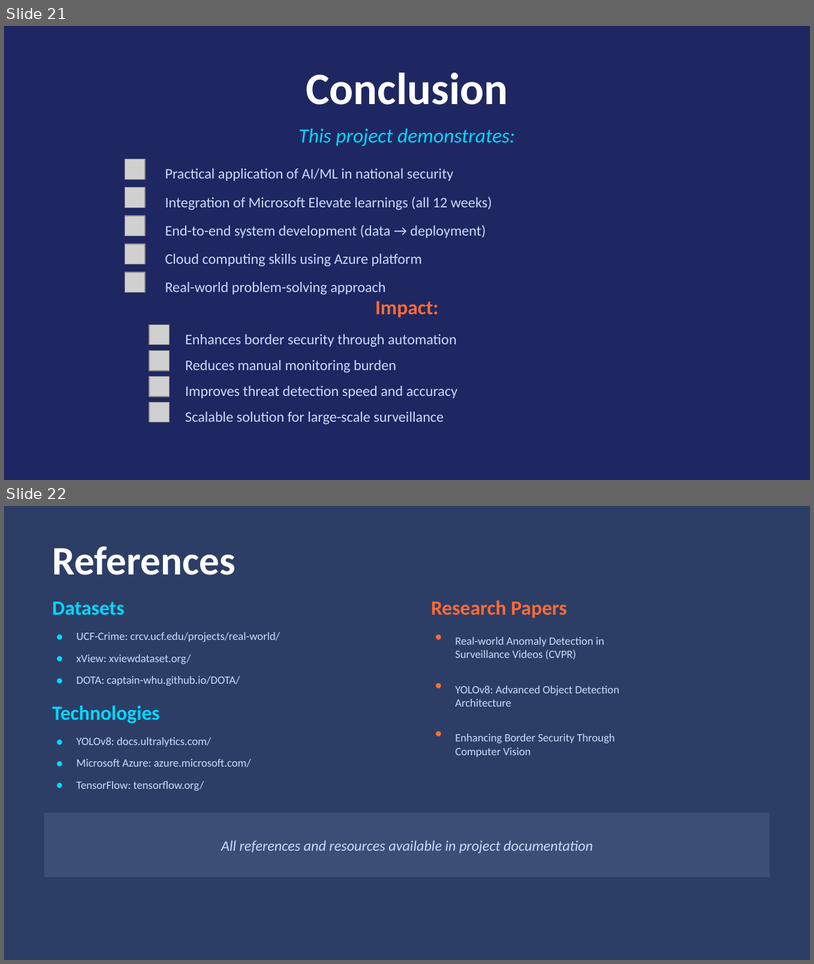
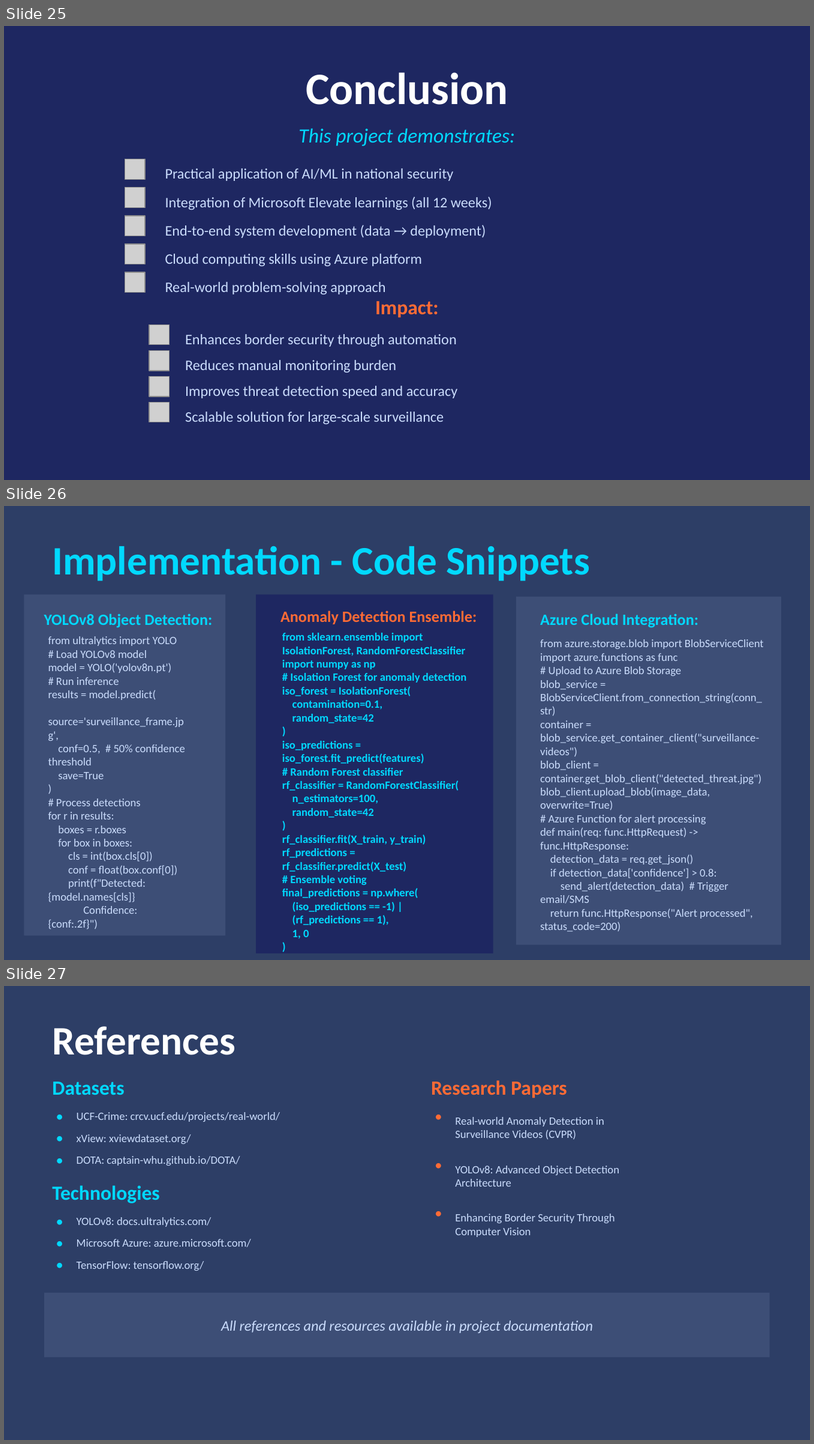
Before and after one commit to jainilgupta02/jay-gupta-ms-elevate-internship, a slide deck: Project/Border_Defence_Presentation.pptx. Shown one above the other, each under a label of ours: slides 21 and 22 before the commit, slides 25, 26 and 27 after it. The pictures are 814x964 and 814x1444 pixels, drawn with LibreOffice and Linux fonts; fonts in the diff are those of the drawing; grey boxes stand for pictures. Boxes give left, top, right and bottom in pixels: in the first picture for what was removed or moved away, otherwise in the second. Text is boxed around its words. In the diff, an @@ line names an element or a change of style, - is before the commit and + after.

```diff
--- a/Project/Border_Defence_Presentation.pptx
+++ b/Project/Border_Defence_Presentation.pptx
@@ slide 26 added at <box>4,506,810,960</box>, background #2D3E66 @@
@@ text added at <box>52,546,590,581</box>, 36 pt, text #00D9FF, bold @@
+Implementation - Code Snippets
@@ rectangle added at <box>24,595,226,936</box>, fill #3D4E76 @@
@@ rectangle added at <box>257,595,494,954</box>, fill #1E2761 @@
@@ text added at <box>44,613,212,628</box>, 14 pt, text #00D9FF, bold @@
+YOLOv8 Object Detection:
@@ text added at <box>281,610,477,624</box>, 14 pt, text #FF6B35, bold @@
+Anomaly Detection Ensemble:
@@ rectangle added at <box>517,597,782,944</box>, fill #3D4E76 @@
@@ text added at <box>540,613,699,628</box>, 14 pt, text #00D9FF, bold @@
+Azure Cloud Integration:
@@ text added at <box>48,650,185,929</box>, 10 pt, text #CADCFC @@
+from ultralytics import YOLO
+# Load YOLOv8 model
+model = YOLO('yolov8n.pt')
+# Run inference
+results = model.predict(
+source='surveillance_frame.jpg',
+conf=0.5, # 50% confidence threshold
+save=True
+)
+# Process detections
+for r in results:
+boxes = r.boxes
+for box in boxes:
+cls = int(box.cls[0])
+conf = float(box.conf[0])
+print(f"Detected: {model.names[cls]}
+Confidence: {conf:.2f}")
@@ text added at <box>282,662,467,939</box>, 10 pt, text #00D9FF, bold @@
+from sklearn.ensemble import IsolationForest, RandomForestClassifier
+import numpy as np
+# Isolation Forest for anomaly detection
+iso_forest = IsolationForest(
+contamination=0.1,
+random_state=42
+)
+iso_predictions = iso_forest.fit_predict(features)
+# Random Forest classifier
+rf_classifier = RandomForestClassifier(
+n_estimators=100,
+random_state=42
+)
+rf_classifier.fit(X_train, y_train)
+rf_predictions = rf_classifier.predict(X_test)
+# Ensemble voting
+final_predictions = np.where(
+(iso_predictions == -1) |
+(rf_predictions == 1),
+1, 0
+)
@@ text added at <box>282,653,762,931</box>, 10 pt, text #CADCFC @@
+from azure.storage.blob import BlobServiceClient
+import azure.functions as func
+# Upload to Azure Blob Storage
+blob_service = BlobServiceClient.from_connection_string(conn_str)
+container = blob_service.get_container_client("surveillance-videos")
+blob_client = container.get_blob_client("detected_threat.jpg")
+blob_client.upload_blob(image_data, overwrite=True)
+# Azure Function for alert processing
+def main(req: func.HttpRequest) -> func.HttpResponse:
+detection_data = req.get_json()
+if detection_data['confidence'] > 0.8:
+send_alert(detection_data) # Trigger email/SMS
+return func.HttpResponse("Alert processed", status_code=200)
@@ what was slide 21 is now slide 25 @@
@@ what was slide 22 is now slide 27 @@
```
Also in this commit, not shown: 5 slides changed, 6 other slides added, 14 other files.
